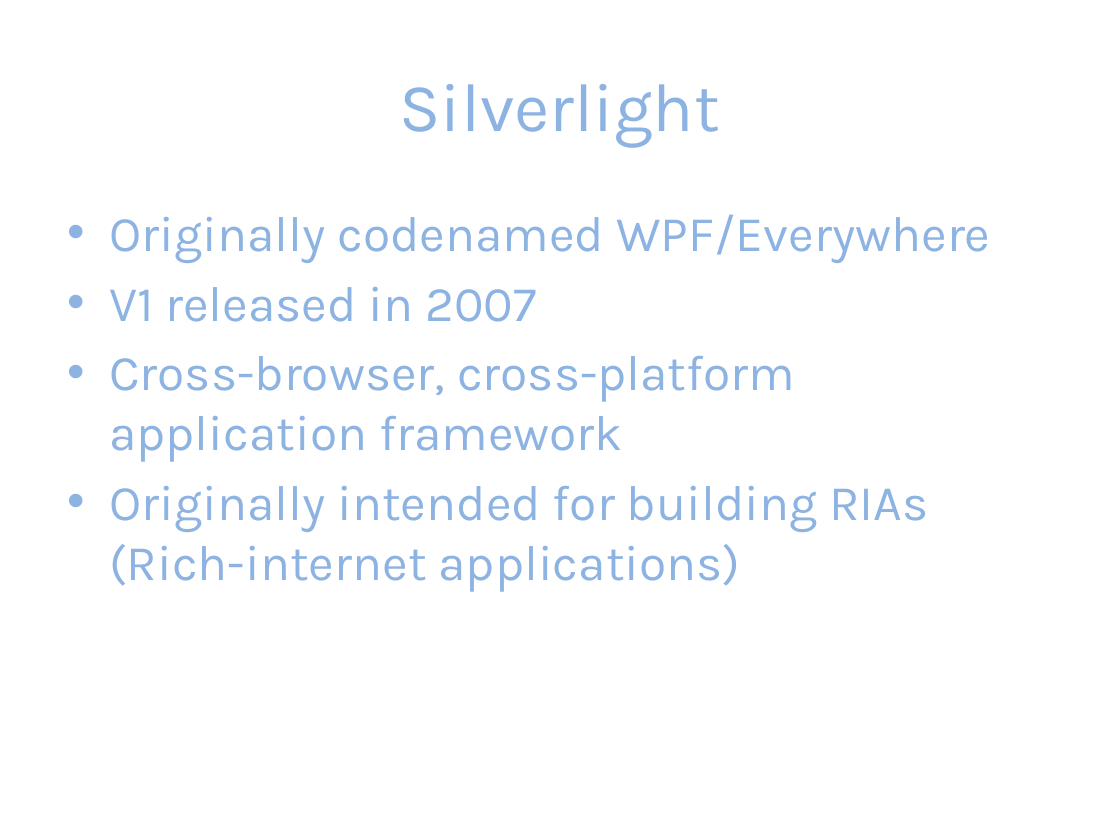
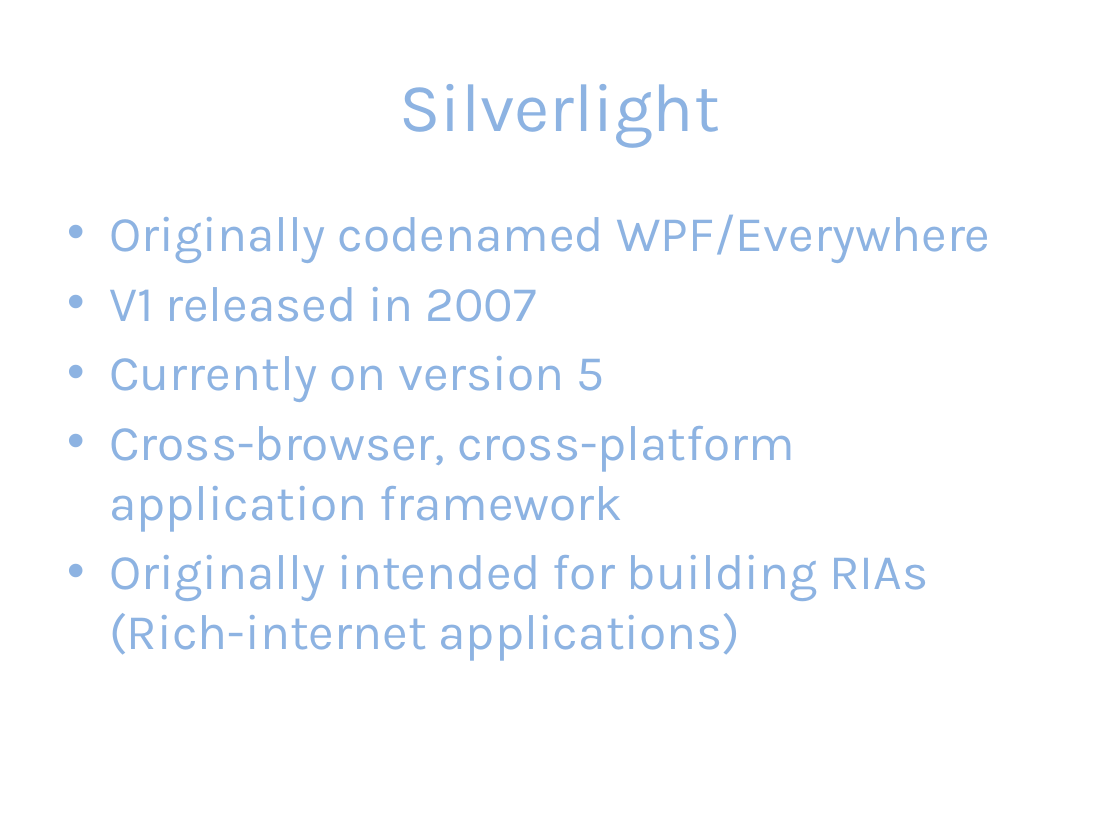
Before and after one commit to jacobladams/presentations, a slide deck: slide 4 of silverlight-and-sharepoint/Silverlight and SharePoint.pptx (slide 5 before the commit). Drawn at 1120x840 pixels with LibreOffice and Linux fonts; fonts in the diff are those of the drawing. Boxes give left, top, right and bottom in pixels: in the first picture for what was removed or moved away, otherwise in the second. Text is boxed around its words. In the diff, an @@ line names an element or a change of style, - is before the commit and + after.

```diff
--- a/silverlight-and-sharepoint/Silverlight and SharePoint.pptx
+++ b/silverlight-and-sharepoint/Silverlight and SharePoint.pptx
@@ text at (109, 356, 605, 402): paragraph added @@
+• Currently on version 5
```
Also in this commit, not shown: 4 other slides changed, 2 slides added, 1 slide removed.
